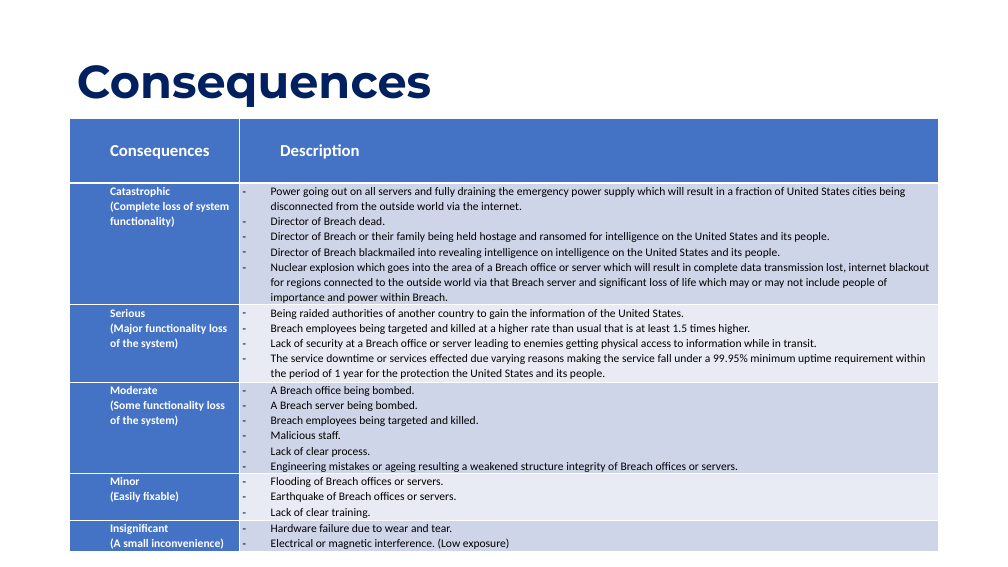
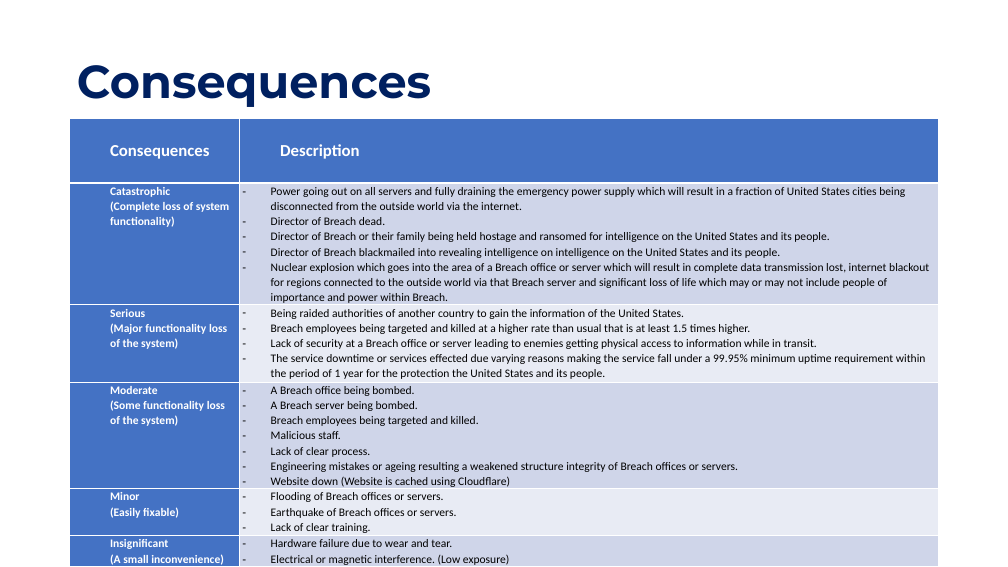
Before and after one commit to AmazingGabriel16/Breach, a slide deck: slide 9 of assets/files/Breach-Presentation.pptx. Drawn at 1008x567 pixels with LibreOffice and Linux fonts; fonts in the diff are those of the drawing. Boxes give left, top, right and bottom in pixels: in the first picture for what was removed or moved away, otherwise in the second. Text is boxed around its words. In the diff, an @@ line names an element or a change of style, - is before the commit and + after.

Commit message:
Updating powerpoint

```diff
--- a/assets/files/Breach-Presentation.pptx
+++ b/assets/files/Breach-Presentation.pptx
@@ table at (70, 119, 939, 567) @@
-row 4, column 2: A Breach office being bombed. / A Breach server being bombed. / Breach employees being targeted and killed. / Malicious staff. / Lack of clear process. / Engineering mistakes or ageing resulting a weakened structure integrity of Breach offices or servers.
+row 4, column 2: A Breach office being bombed. / A Breach server being bombed. / Breach employees being targeted and killed. / Malicious staff. / Lack of clear process. / Engineering mistakes or ageing resulting a weakened structure integrity of Breach offices or servers. / Website down (Website is cached using Cloudflare)
```
